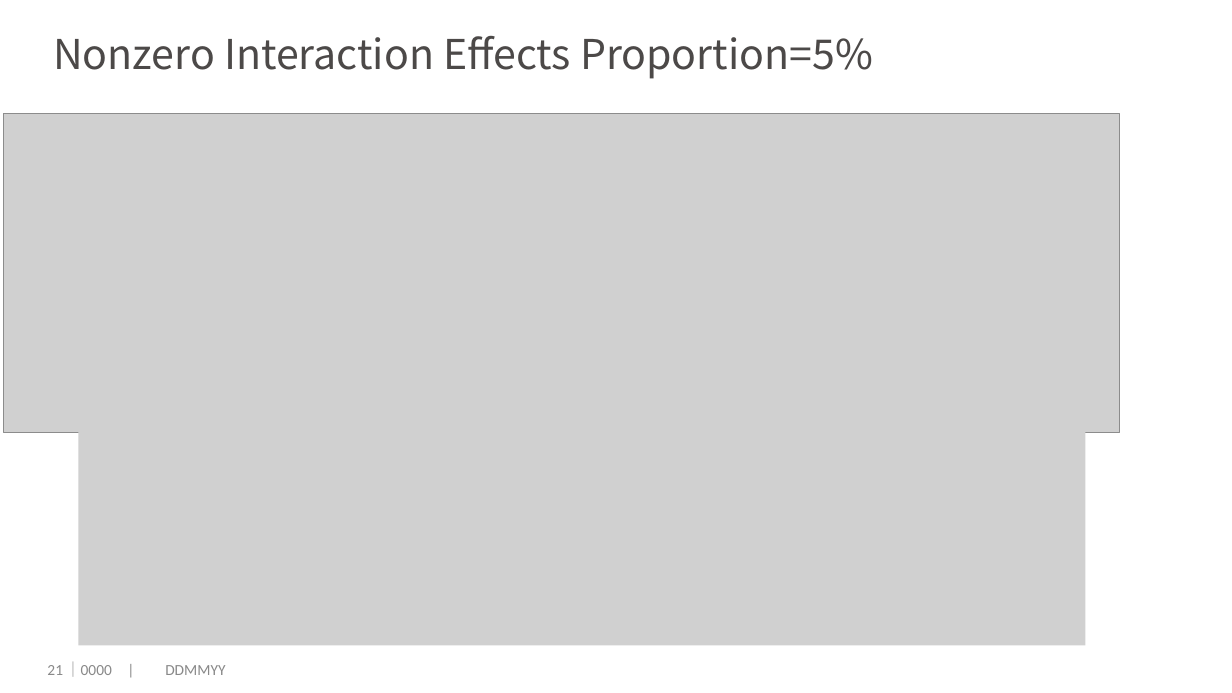
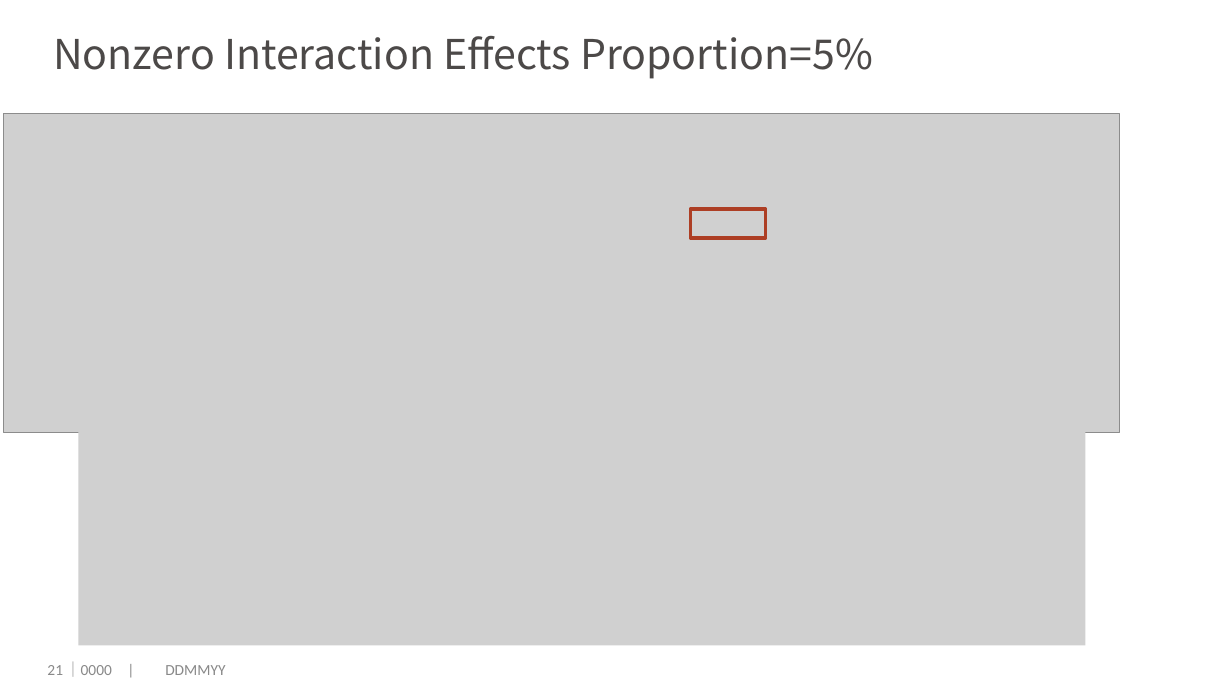
Before and after one commit to dengwx11/GroupLasso, a slide deck: slide 22 of manu & slides/Final.pptx. Drawn at 1232x693 pixels with LibreOffice and Linux fonts; fonts in the diff are those of the drawing; grey boxes stand for pictures; background and template pictures are left out. Boxes give left, top, right and bottom in pixels: in the first picture for what was removed or moved away, otherwise in the second. Text is boxed around its words. In the diff, an @@ line names an element or a change of style, - is before the commit and + after.

Commit message:
8.16 at work

```diff
--- a/manu & slides/Final.pptx
+++ b/manu & slides/Final.pptx
@@ rectangle added at (x1=690, y1=209, x2=765, y2=239), outline #AD3F25 2 pt @@
```
Also in this commit, not shown: 1 other slide changed.
